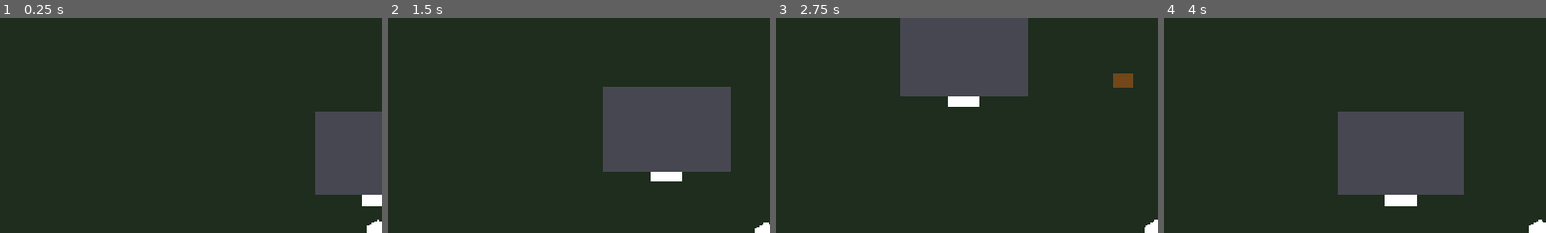
Above: before the commit, frames 1-4 (left to right).
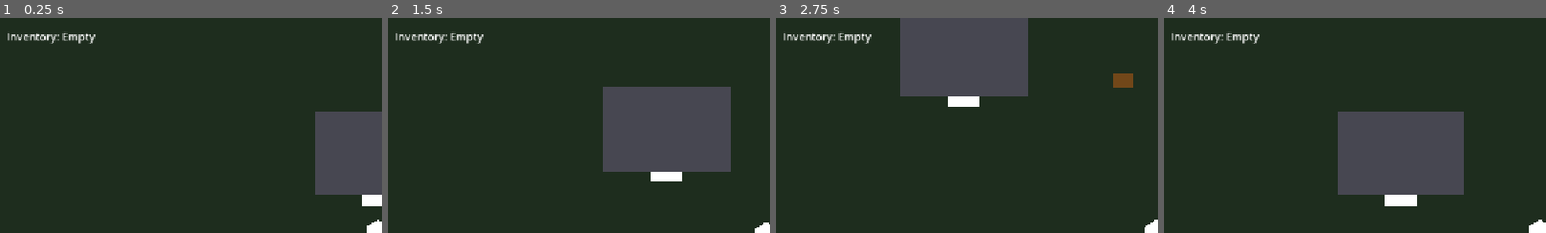
Above: after the commit, the same moments.

Repository: salexume94-pixel/Scripts
Game: Godot game, scene res://scenes/World.tscn
Two runs of this game, one before a commit and one after it. Both use one fixed random seed, a clock stepped at 60 frames per second and the inputs below.
Inputs:
- Up to frame 1 (0.25 s): no input
- Up to frame 2 (1.5 s): tap Enter at 0.5 s; hold Right (ui_right) 0.53-1.28 s; tap E at 0.6, 1.35 s; hold Down (ui_down) from 1.28 s (still down)
- Up to frame 3 (2.75 s): release Down (ui_down) at 2.03 s; hold Right (ui_right) from 2.03 s (still down); tap E at 2.1 s
- Up to frame 4 (4 s): release Right (ui_right) at 2.78 s; hold Up (ui_up) 2.78-3.53 s; tap E at 2.85, 3.6 s; hold Left (ui_left) from 3.53 s (still down)
The pictures show only the part of the screen within x 0-50%, y 0-50%; the shares and areas given below are measured in that part.

The runs differ from the first frame. In frame 1, 0.6% of the frame differs, in the area x 2-25%, y 7-12%; in frame 2, 0.6%; in frame 3, 0.6%; in frame 4, 0.6%.

Commit message:
Add inventory debug display to World

Diff:
--- a/scenes/World.tscn
+++ b/scenes/World.tscn
@@ -5,6 +5,7 @@
 [ext_resource type="Script" path="res://world/world_boundaries.gd" id="3_world_boundaries"]
 [ext_resource type="PackedScene" path="res://world/Building.tscn" id="4_building"]
 [ext_resource type="PackedScene" path="res://world/Chest.tscn" id="5_chest"]
+[ext_resource type="Script" path="res://world/debug_inventory_ui.gd" id="6_debug_inventory"]
 
 [node name="World" type="Node2D" unique_id=119908091]
 
@@ -29,3 +30,13 @@
 [node name="Camera2D" type="Camera2D" parent="WorldPresentation" unique_id=137521039]
 
 [node name="Player" parent="." unique_id=137521040 instance=ExtResource("1_player")]
+
+[node name="DebugInventoryUI" type="CanvasLayer" parent="."]
+script = ExtResource("6_debug_inventory")
+
+[node name="InventoryLabel" type="Label" parent="DebugInventoryUI"]
+offset_left = 16.0
+offset_top = 16.0
+offset_right = 300.0
+offset_bottom = 120.0
+text = "Inventory: Empty"
